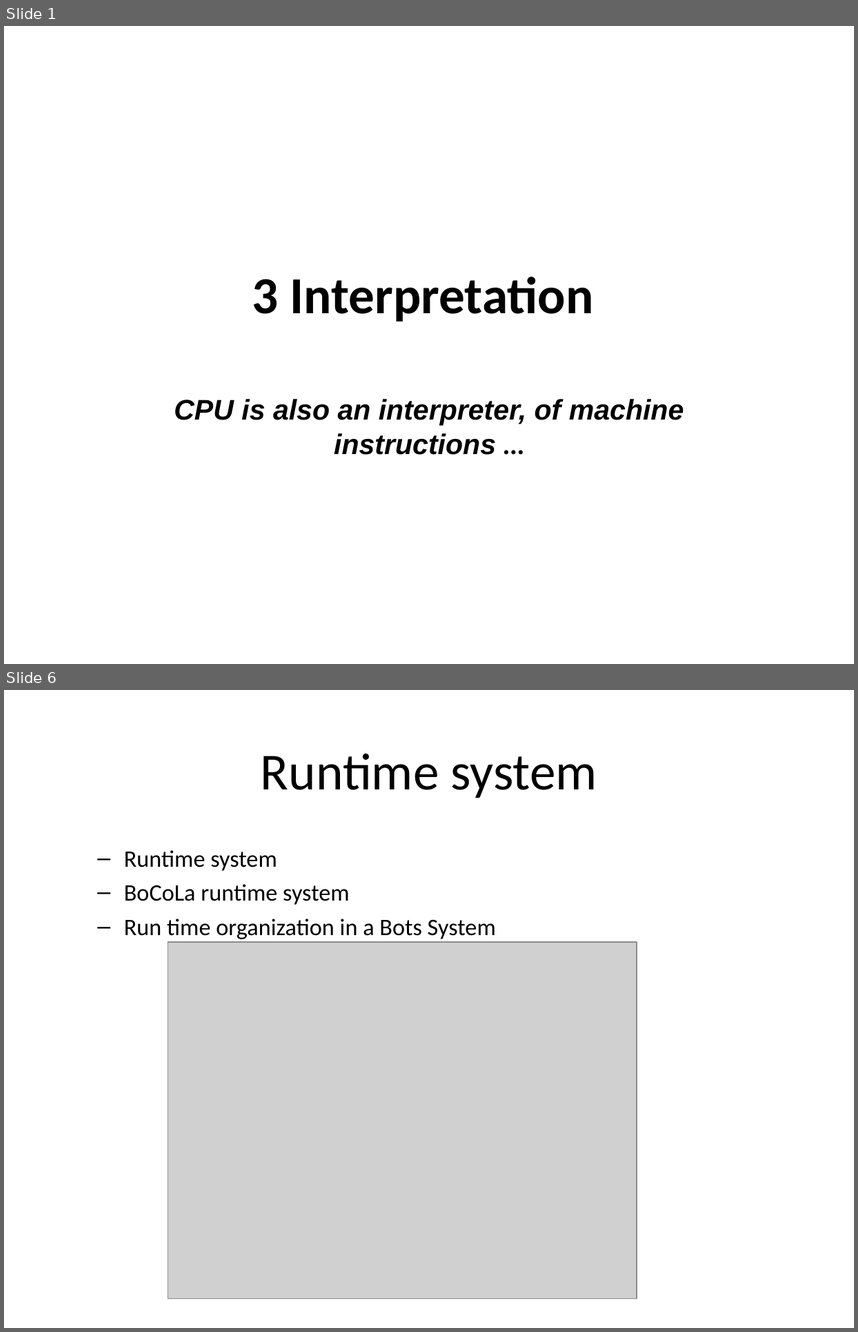
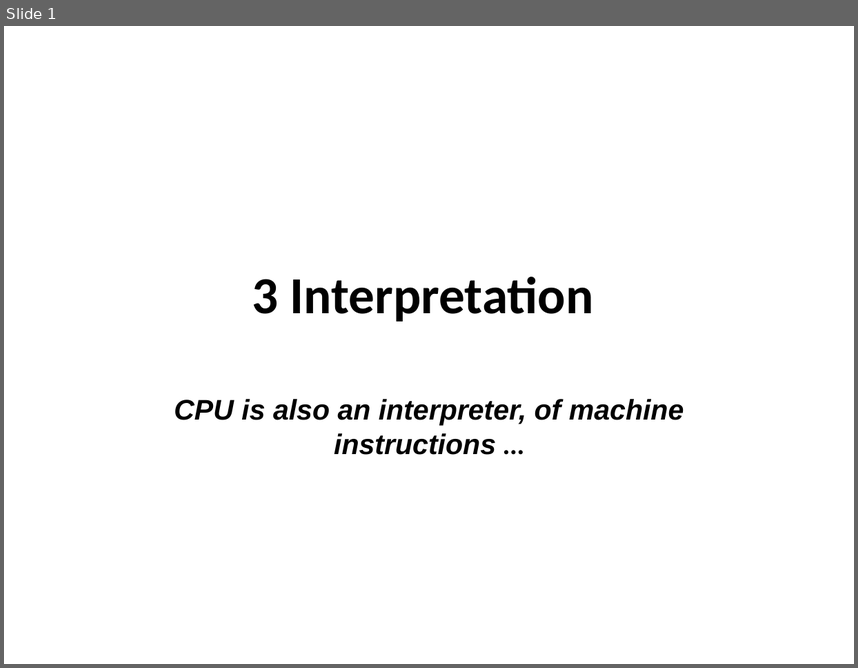
Before and after one commit to isurup/kalle-martin-group, a slide deck: SSE2/slides/3 Interpretation.ppt. Shown one above the other, each under a label of ours: slides 1 and 6 before the commit, slide 1 after it; the slides between them are not shown. The pictures are 858x1332 and 858x668 pixels, drawn with LibreOffice and Linux fonts; fonts in the diff are those of the drawing; grey boxes stand for pictures. Boxes give left, top, right and bottom in pixels: in the first picture for what was removed or moved away, otherwise in the second. Text is boxed around its words. In the diff, an @@ line names an element or a change of style, - is before the commit and + after.

```diff
--- a/SSE2/slides/3 Interpretation.ppt
+++ b/SSE2/slides/3 Interpretation.ppt
@@ slide 6 removed at (4, 690, 854, 1328), background #FFFFFF @@
@@ title removed at (261, 753, 597, 798) @@
-Runtime system
@@ text removed at (124, 850, 496, 939) @@
-  – Runtime system
-  – BoCoLa runtime system
-  – Run time organization in a Bots System
@@ picture removed at (168, 942, 637, 1298) @@
```
Also in this commit, not shown: 1 slide changed, 7 slides added.
